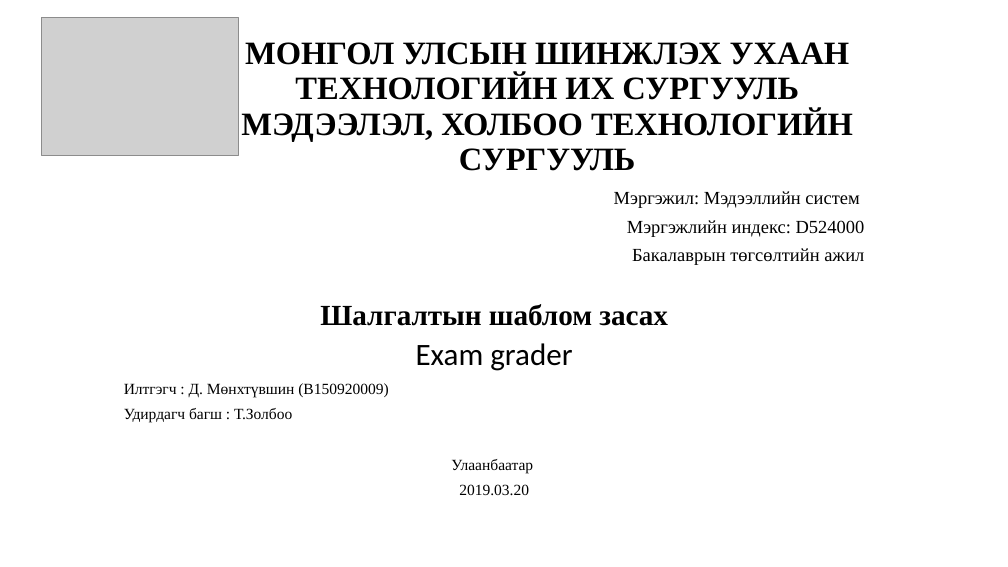
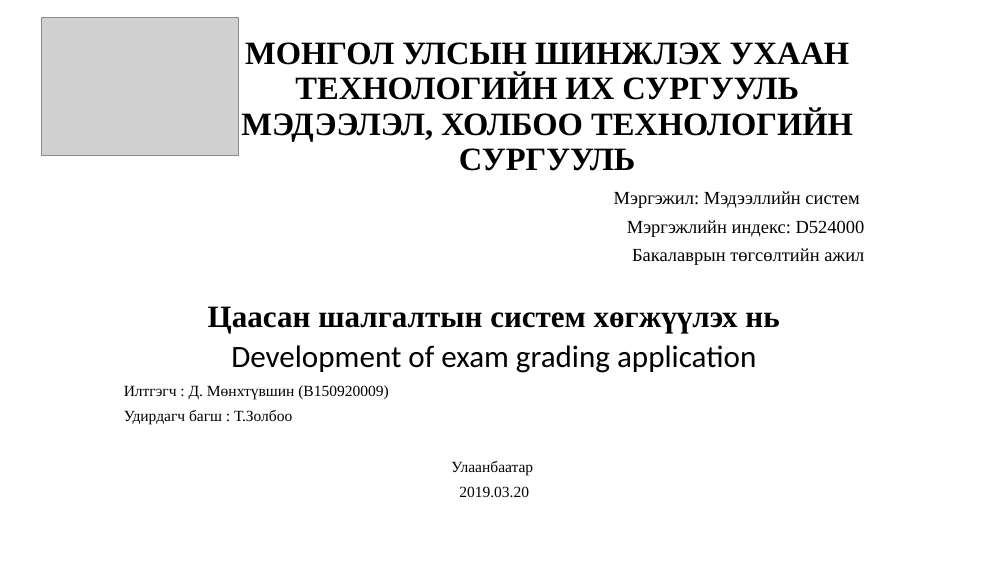
Before and after one commit to Munkhtuvshin/lat, a slide deck: slide 1 of diplom.odp. Drawn at 1008x567 pixels with LibreOffice and Linux fonts; fonts in the diff are those of the drawing; grey boxes stand for pictures. Boxes give left, top, right and bottom in pixels: in the first picture for what was removed or moved away, otherwise in the second. Text is boxed around its words. In the diff, an @@ line names an element or a change of style, - is before the commit and + after.

```diff
--- a/diplom.odp
+++ b/diplom.odp
@@ text at (208,306,779,373): text changed; size 27.8 to 29.6 pt; font Times New Roman to Calibri; bold off @@
-Шалгалтын шаблом засах
-Exam grader
+Цаасан шалгалтын систем хөгжүүлэх нь
+Development of exam grading application
```
Also in this commit, not shown: 2 other slides changed, 10 slides added, 23 slides removed, 11 other files.
